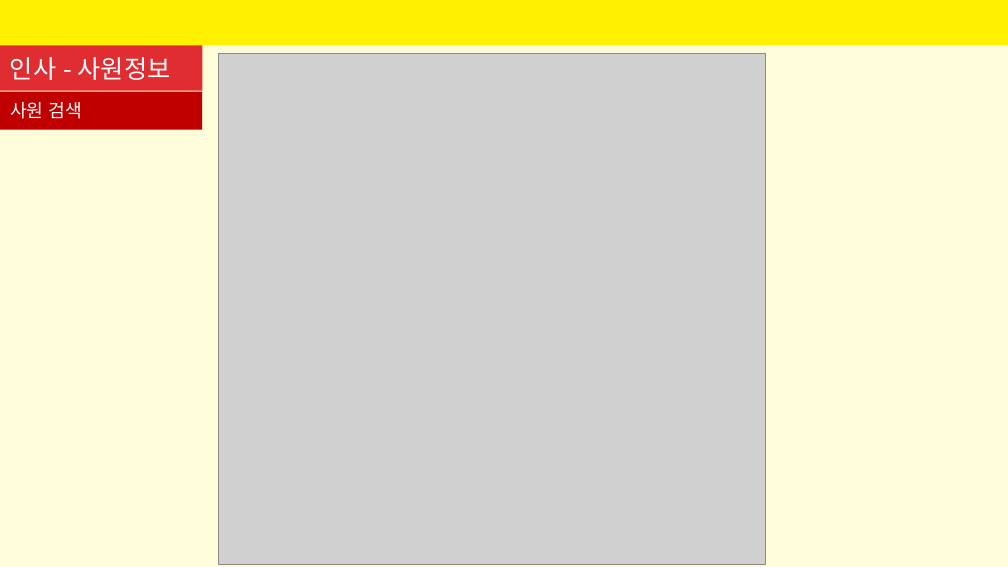
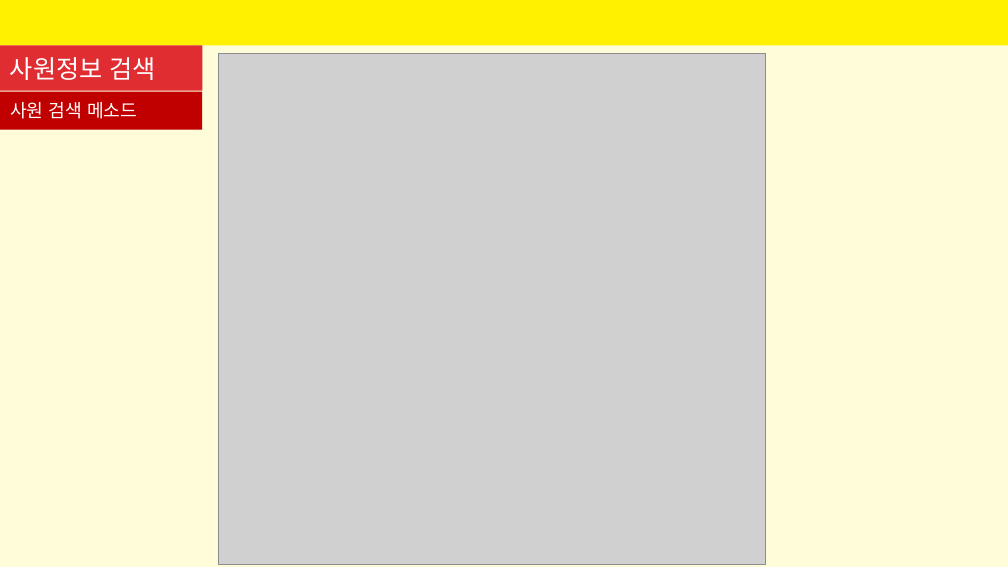
Before and after one commit to SeyoungKim30/HRmanagingApp, a slide deck: slide 24 of 인사프로그램-김세영.pptx (slide 22 before the commit). Drawn at 1008x567 pixels with LibreOffice and Linux fonts; fonts in the diff are those of the drawing; grey boxes stand for pictures. Boxes give left, top, right and bottom in pixels: in the first picture for what was removed or moved away, otherwise in the second. Text is boxed around its words. In the diff, an @@ line names an element or a change of style, - is before the commit and + after.

```diff
--- a/인사프로그램-김세영.pptx
+++ b/인사프로그램-김세영.pptx
@@ title at (x1=10, y1=57, x2=156, y2=80): text changed @@
-인사 - 사원정보
+사원정보 검색
@@ text at (x1=10, y1=102, x2=137, y2=119): text changed @@
-사원 검색
+사원 검색 메소드
```
Also in this commit, not shown: 14 other slides changed, 4 slides added, 18 other files.
